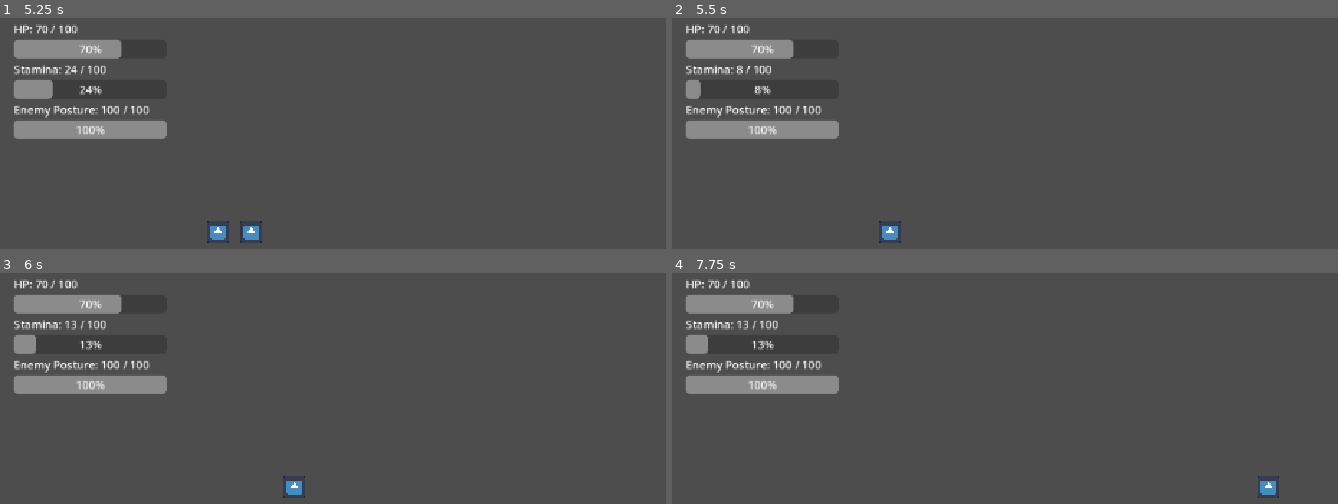
Above: before the commit, frames 1-4 (two rows, left to right).
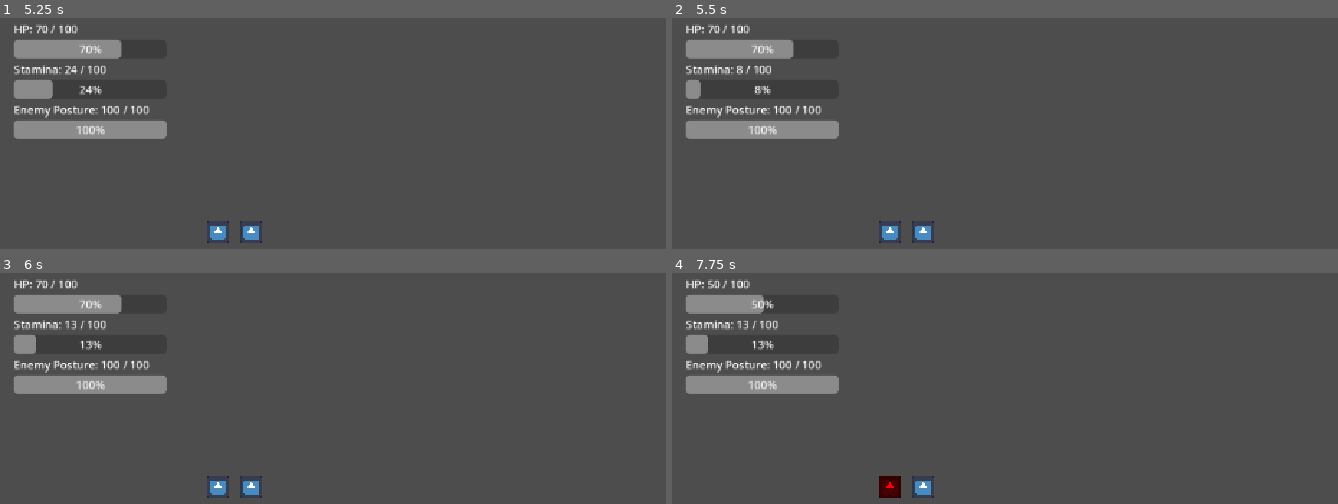
Above: after the commit, the same moments.

Repository: shanwinder/lastblade
Game: Godot game, scene res://scenes/main/Main.tscn
Same seed, same stepped clock (60 frames per second), same inputs: the game is played once before the commit and once after it. The engine's default icon, where the game draws it, is replaced by a stand-in: a white triangle on a blue panel in a dark square.
Inputs:
- Up to frame 1 (5.25 s): hold Right (ui_right) 0.53-2.03 s; tap J (attack) at 0.6, 1.35, 2.3, 3.05, 3.6, 4.35 s; tap Enter at 2 s; hold Left (ui_left) 2.03-4.28 s; tap K (dash) at 2.1, 5.1 s; tap L (parry) at 2.85 s; hold Right (ui_right) from 4.28 s (still down)
- Up to frame 2 (5.5 s): keep holding Right (ui_right); tap J (attack) at 5.3 s
- Up to frame 3 (6 s): keep holding Right (ui_right); tap L (parry) at 5.85 s
- Up to frame 4 (7.75 s): keep holding Right (ui_right); tap J (attack) at 6.05, 6.6, 7.35 s

Frame 1 is identical in both runs. In frame 2, 0.2% of the frame differs, in the area x 36-40%, y 87-98%; in frame 3, 0.5%; in frame 4, 1.0%, in the area x 5-92%, y 3-98%.

Commit message:
Add critical-hit on posture break, adjust HP
Increase enemy max HP to 50 and add a one-time critical-hit mechanic during posture break. Introduces critical_damage_multiplier and can_receive_critical variables, opens the critical window at posture_break and closes it when used or when the break ends. take_damage now applies the multiplier for a critical hit, logs the event, and uses a new flash_critical visual feedback; flash_red was updated to restore purple while the enemy remains in posture break. Small debug prints were added for visibility.

Diff:
--- a/last-blade-trial/EnemyDummy.gd
+++ b/last-blade-trial/EnemyDummy.gd
@@ -8,7 +8,7 @@
 # =========================
 
 # เลือดสูงสุดของศัตรู
-@export var max_hp: int = 30
+@export var max_hp: int = 50
 
 # ความเร็วในการเดินเข้าหาผู้เล่น
 @export var move_speed: float = 120.0
@@ -41,6 +41,10 @@
 # เวลาที่ศัตรู Break หรือเสียสมดุลหนัก
 @export var posture_break_time: float = 1.2
 
+# ตัวคูณดาเมจเมื่อผู้เล่นโจมตีตอนศัตรู Posture Break
+# เช่น 3.0 แปลว่าโจมตีแรงขึ้น 3 เท่า
+@export var critical_damage_multiplier: float = 3.0
+
 # =========================
 # ตัวแปรอ้างอิง Node
 # =========================
@@ -70,6 +74,10 @@
 
 # ใช้เช็กว่าศัตรูกำลังอยู่ในสถานะ Posture Break หรือไม่
 var is_posture_broken: bool = false
+
+# ใช้เช็กว่าศัตรูกำลังเปิดช่องให้โดน Critical อยู่หรือไม่
+# จะเปิดเฉพาะตอน Posture Break และใช้ได้ 1 ครั้งต่อการ Break หนึ่งรอบ
+var can_receive_critical: bool = false
 
 # ใช้เช็กว่าศัตรูกำลังโจมตีอยู่หรือไม่
 var is_attacking: bool = false
@@ -359,6 +367,10 @@
 	# ตั้งสถานะ Break
 	is_posture_broken = true
 
+	# เปิดช่องให้ Player โจมตี Critical ได้ 1 ครั้ง
+	can_receive_critical = true
+	print("Critical chance opened!")
+
 	# เพิ่ม sequence เพื่อยกเลิก attack coroutine เก่าที่อาจยัง await ค้างอยู่
 	attack_sequence_id += 1
 
@@ -385,6 +397,9 @@
 	if is_instance_valid(sprite_2d):
 		sprite_2d.modulate = Color.WHITE
 
+	# ปิดช่อง Critical เมื่อหมดช่วง Posture Break
+	can_receive_critical = false
+
 	# จบสถานะ Break
 	is_posture_broken = false
 	is_staggered = false
@@ -395,31 +410,75 @@
 	can_attack = true
 
 func take_damage(amount: int) -> void:
-	# ลด HP ของศัตรู
-	current_hp -= amount
+	# เก็บดาเมจสุดท้ายที่จะนำไปลด HP จริง
+	var final_damage: int = amount
+
+	# ใช้เช็กว่าการโจมตีครั้งนี้เป็น Critical หรือไม่
+	var is_critical_hit: bool = false
+
+	# ถ้าศัตรูกำลัง Posture Break และยังเปิดช่อง Critical อยู่
+	# การโจมตีครั้งนี้จะกลายเป็น Critical Attack
+	if is_posture_broken and can_receive_critical:
+		is_critical_hit = true
+
+		# คูณดาเมจตามค่า critical_damage_multiplier
+		final_damage = int(round(float(amount) * critical_damage_multiplier))
+
+		# ปิด Critical ทันที เพื่อให้ใช้ได้แค่ 1 ครั้งต่อการ Break หนึ่งรอบ
+		can_receive_critical = false
+
+		print("CRITICAL ATTACK! Damage =", final_damage)
+	else:
+		print("Enemy took damage:", final_damage)
+
+	# ลด HP ของศัตรูด้วยดาเมจสุดท้าย
+	current_hp -= final_damage
+
 	# แจ้ง HUD ว่า HP ศัตรูเปลี่ยนแล้ว
 	emit_enemy_stats()
-	print("Enemy took damage:", amount, "HP left:", current_hp)
-
-	# กระพริบแดงเมื่อโดนตี
-	flash_red()
+
+	print("Enemy HP left:", current_hp)
+
+	# ถ้าเป็น Critical ให้ใช้เอฟเฟกต์สีส้ม
+	# ถ้าเป็นการโจมตีปกติ ให้กระพริบแดงแบบเดิม
+	if is_critical_hit:
+		flash_critical()
+	else:
+		flash_red()
 
 	# ถ้า HP หมด ให้ตาย
 	if current_hp <= 0:
 		die()
 
-
 func flash_red() -> void:
-	# เปลี่ยนสีศัตรูเป็นแดงชั่วคราว
+	# เปลี่ยนสีศัตรูเป็นแดงชั่วคราวเมื่อโดนตีปกติ
 	sprite_2d.modulate = Color.RED
 
 	# รอ 0.1 วินาที
 	await get_tree().create_timer(0.1).timeout
 
-	# ถ้า sprite ยังอยู่ ให้เปลี่ยนกลับเป็นขาว
+	# ถ้า sprite ยังอยู่ ให้เปลี่ยนกลับตามสถานะปัจจุบัน
 	if is_instance_valid(sprite_2d):
-		sprite_2d.modulate = Color.WHITE
-
+		# ถ้ายัง Posture Break อยู่ ให้กลับเป็นสีม่วง
+		if is_posture_broken:
+			sprite_2d.modulate = Color.PURPLE
+		else:
+			sprite_2d.modulate = Color.WHITE
+
+func flash_critical() -> void:
+	# เปลี่ยนสีศัตรูเป็นสีส้มทอง เพื่อแสดงว่าโดน Critical
+	sprite_2d.modulate = Color(1.0, 0.65, 0.0, 1.0)
+
+	# รอสั้น ๆ ให้ผู้เล่นเห็น feedback
+	await get_tree().create_timer(0.15).timeout
+
+	# ถ้าศัตรูยังอยู่ ให้ปรับสีกลับ
+	if is_instance_valid(sprite_2d):
+		# ถ้ายังอยู่ในช่วง Posture Break ให้กลับเป็นสีม่วง
+		if is_posture_broken:
+			sprite_2d.modulate = Color.PURPLE
+		else:
+			sprite_2d.modulate = Color.WHITE
 
 func die() -> void:
 	# ลบศัตรูออกจากฉาก
